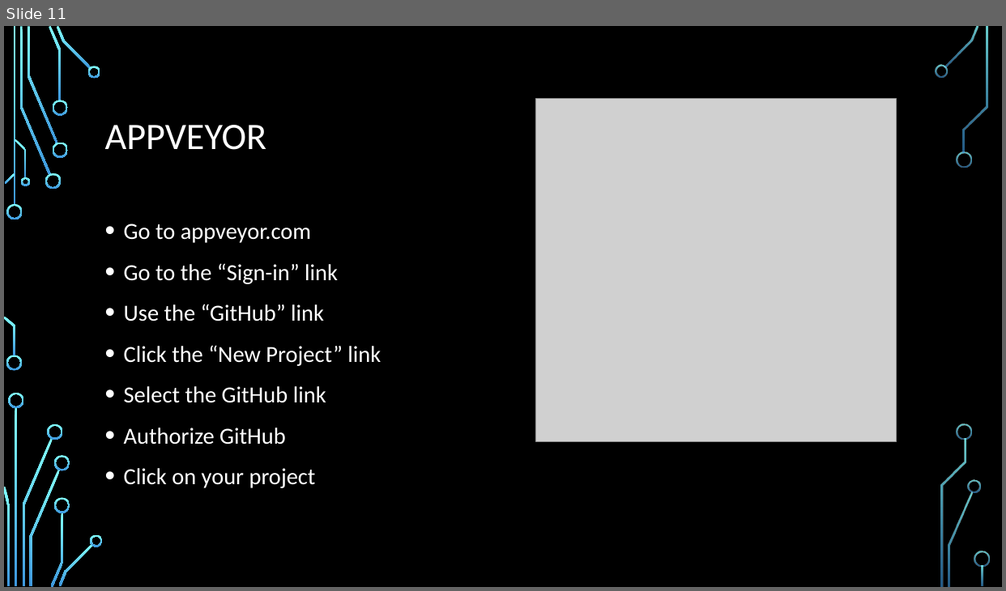
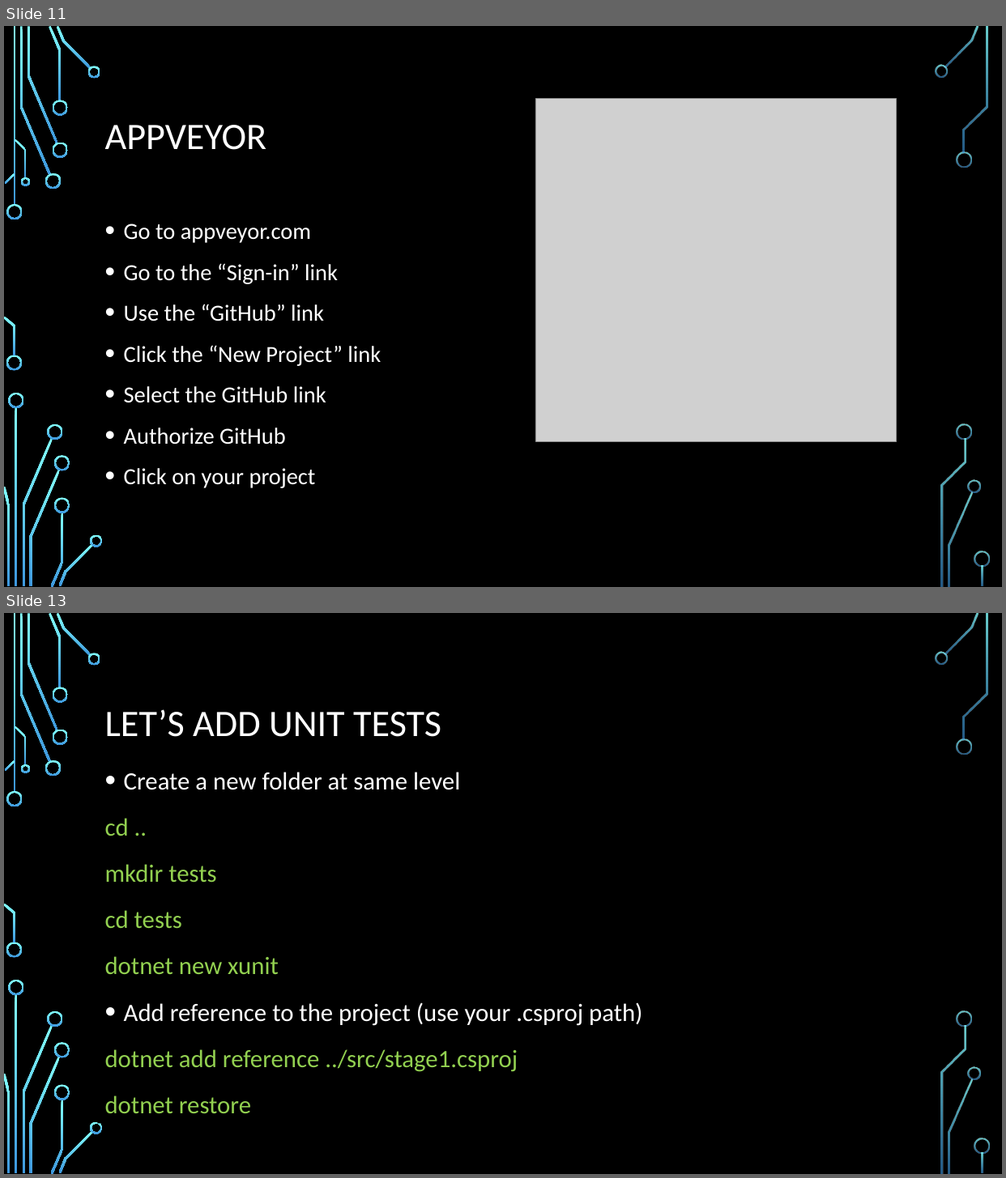
Before and after one commit to CedricAgoda/opensource-ci, a slide deck: Presentation/Full Open-Source CI.pptx. Shown one above the other, each under a label of ours: slide 11 before the commit, slides 11 and 13 after it; the slides between them are not shown. The pictures are 1006x591 and 1006x1178 pixels, drawn with LibreOffice and Linux fonts; fonts in the diff are those of the drawing; grey boxes stand for pictures; background and template pictures are left out. Boxes give left, top, right and bottom in pixels: in the first picture for what was removed or moved away, otherwise in the second. Text is boxed around its words. In the diff, an @@ line names an element or a change of style, - is before the commit and + after.

Commit message:
Add unit tests.

```diff
--- a/Presentation/Full Open-Source CI.pptx
+++ b/Presentation/Full Open-Source CI.pptx
@@ slide 13 added at box(4, 613, 1002, 1174), background picture (left out); not listed: 36 template elements that a slide beside it also shows @@
@@ title added at box(105, 709, 441, 737), 36 pt, text #FFFFFF @@
+LET’S ADD UNIT TESTS
@@ text added at box(105, 772, 642, 1114), 24 pt, text #92D050 @@
+• Create a new folder at same level
+cd ..
+mkdir tests
+cd tests
+dotnet new xunit
+• Add reference to the project (use your .csproj path)
+dotnet add reference ../src/stage1.csproj
+dotnet restore
```
Also in this commit, not shown: 1 slide changed, 3 other slides added, 33 other files.
